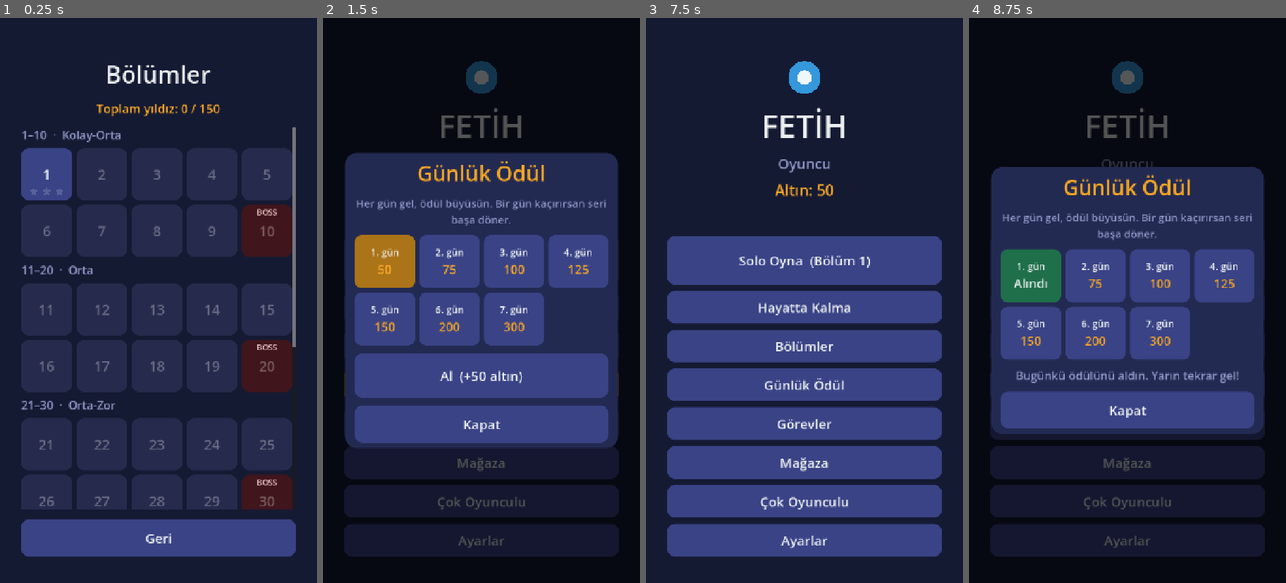
Above: before the commit, frames 1-4 (left to right).
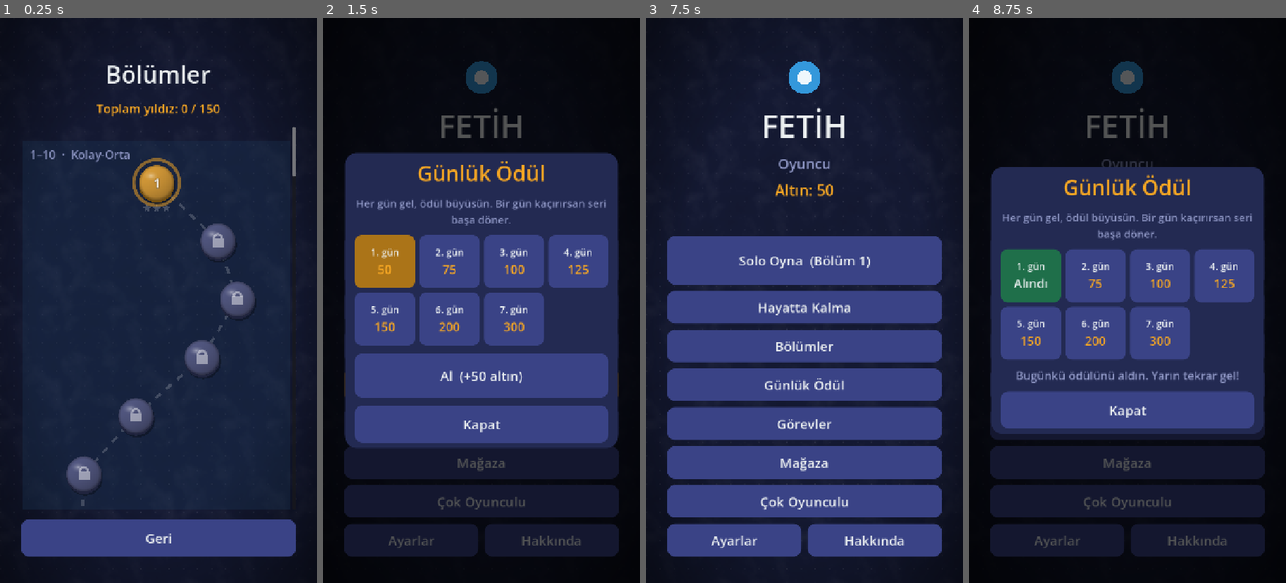
Above: after the commit, the same moments.

Repository: ozguryilmazz/fetih
Game: Godot game, scene res://scenes/level_select.tscn
The game is run twice, just before and just after one commit, with the same random seed, the same clock (stepped at 60 frames per second) and the same inputs. This scene is started directly instead of the project's main scene.
Inputs (mouse positions are in pixels of both pictures, inside the frame that each line leads up to):
- Up to frame 1 (0.25 s): no input
- Up to frame 2 (1.5 s): click "Geri" at 0.5 s; click "Bölümler" at 1.25 s
- Up to frame 3 (7.5 s): click "Mağaza" at 2 s; click "Çok Oyunculu" at 2.75 s; click "Ayarlar" at 3.5 s; click (874, 537) at 4.25 s, where only the run after the commit has a clickable "Hakkında"; click "Solo Oyna (Bölüm 1)" at 5 s; click "Solo Oyna (Bölüm 1)" at 5.75 s; click "Hayatta Kalma" at 6.5 s; click "Günlük Ödül (hazır!)" at 7.25 s
- Up to frame 4 (8.75 s): click "Günlük Ödül" at 8 s

The runs differ from the first frame. In frame 1, 12% of the frame differs, in the area x 0-100%, y 0-100%; in frame 2, 0.4%; in frame 3, 1.7%; in frame 4, 0.4%.

Commit message:
Hakkında ekranı, otomatik sürüm, dokulu zemin, üslere derinlik, harita tarzı bölüm seçimi
- Hakkında: tasarımcı, hedef kullanıcılar, sürüm (CI her derlemede 0.1.N yapar)
- Kodla üretilen dokulu zemin + kenar kararması (oyun ve menüler)
- Üslerde gölge, kalınlık, kubbe gölgelendirmesi, parlama
- Bölüm seçimi: kıvrılan yol, bant renkleri, kilit, boss tacı, açık bölüm nabzı
- Ana menü: Ayarlar ve Hakkında yan yana

Co-Authored-By: Claude Opus 5.5 <noreply@anthropic.com>
Claude-Session: https://claude.ai/code/session_01PDFkMRF2cSLwc3rh22PH9W

Diff:
--- /dev/null
+++ b/scenes/about.tscn
@@ -0,0 +1,12 @@
+[gd_scene load_steps=2 format=3]
+
+[ext_resource type="Script" path="res://scripts/ui/about.gd" id="1_script"]
+
+[node name="About" type="Control"]
+layout_mode = 3
+anchors_preset = 15
+anchor_right = 1.0
+anchor_bottom = 1.0
+grow_horizontal = 2
+grow_vertical = 2
+script = ExtResource("1_script")
--- a/scripts/game/game.gd
+++ b/scripts/game/game.gd
@@ -319,7 +319,9 @@
 
 func _draw() -> void:
 	var vis := get_viewport_rect().size
-	draw_rect(Rect2(-position - Vector2(20, 20), vis + Vector2(40, 40)), UIKit.BG)
+	var full := Rect2(-position - Vector2(20, 20), vis + Vector2(40, 40))
+	draw_texture_rect(Art.ground(), full, true)
+	draw_texture_rect(Art.vignette(), full, false)
 
 	if _dragging:
 		for s in _sources:
@@ -388,14 +390,21 @@
 	if _jolt.has(id):
 		c += Vector2(_rng.randf_range(-2.5, 2.5), _rng.randf_range(-2.5, 2.5))
 
-	draw_circle(c + Vector2(0, 5), r, Color(0, 0, 0, 0.3))
+	# Yere düşen gölge
+	draw_circle(c + Vector2(4, 12), r * 1.02, Color(0, 0, 0, 0.32))
 	if state.is_full(b):
 		_draw_full_glow(c, r, col, id)
 	var kind: String = b["type"]
 	if kind == "fortress" or kind == "keep" or kind == "citadel":
 		_draw_fortress(c, r, col)
-	draw_circle(c, r, col)
-	draw_arc(c, r - 3.0, 0.0, TAU, 48, col.lightened(0.25), 4.0, true)
+	# Derinlik: alt kalınlık + kubbe gölgelendirmesi + parlama + ince kenar
+	draw_circle(c + Vector2(0, 6), r, col.darkened(0.45))
+	var body := Rect2(c - Vector2(r, r), Vector2(r, r) * 2.0)
+	draw_texture_rect(Art.ball(), body, false, col.lightened(0.12))
+	draw_texture_rect(Art.gloss(), body, false)
+	var rim := col.lightened(0.35)
+	rim.a = 0.55
+	draw_arc(c, r - 2.0, 0.0, TAU, 56, rim, 3.0, true)
 	if kind == "barracks":
 		_draw_barracks(c, r, col, b.get("level", 1))
 	elif kind == "mine":
--- /dev/null
+++ b/scripts/ui/about.gd
@@ -0,0 +1,45 @@
+extends Control
+## Hakkında ekranı. Sürüm numarası her GitHub derlemesinde otomatik güncellenir.
+
+
+func _ready() -> void:
+	var box := UIKit.screen(self, "Hakkında")
+
+	var logo := IconPreview.new()
+	logo.custom_minimum_size = Vector2(0, 130)
+	logo.color = GameConfig.color(SaveData.color_index)
+	logo.icon = SaveData.icon_index
+	logo.mouse_filter = Control.MOUSE_FILTER_IGNORE
+	box.add_child(logo)
+
+	var name_l := UIKit.label("FETİH", 64)
+	name_l.horizontal_alignment = HORIZONTAL_ALIGNMENT_CENTER
+	box.add_child(name_l)
+
+	var panel := PanelContainer.new()
+	box.add_child(panel)
+	var v := VBoxContainer.new()
+	v.add_theme_constant_override("separation", 14)
+	panel.add_child(v)
+
+	_section(v, "Tasarımcı", ["Özgür Yılmaz Kılınç"])
+	_section(v, "Hedef Kullanıcılar", ["Toprak Özgür Kılınç", "Ateş Ares Bayırlı"])
+	_section(v, "Sürüm", [version_text()])
+
+	box.add_child(UIKit.spacer())
+	box.add_child(UIKit.button("Geri", func(): Session.go("main_menu"), 84))
+
+
+static func version_text() -> String:
+	return str(ProjectSettings.get_setting("application/config/version", "0.1.0"))
+
+
+func _section(parent: VBoxContainer, title: String, lines: Array) -> void:
+	parent.add_child(UIKit.label(title, 24, UIKit.MUTED))
+	for line in lines:
+		parent.add_child(UIKit.label(line, 32, UIKit.TEXT))
+
+
+func _notification(what: int) -> void:
+	if what == NOTIFICATION_WM_GO_BACK_REQUEST:
+		Session.go("main_menu")
--- /dev/null
+++ b/scripts/ui/art.gd
@@ -0,0 +1,106 @@
+class_name Art
+extends RefCounted
+## Kodla üretilen dokular (resim dosyası yok, APK büyümez). Bir kez üretilip saklanır.
+
+static var _ground: Texture2D
+static var _vignette: Texture2D
+static var _ball: Texture2D
+static var _gloss: Texture2D
+
+
+## Hafif dokulu zemin: dikişsiz gürültü + seyrek nokta ızgarası. Döşenerek (tile) çizilir.
+static func ground() -> Texture2D:
+	if _ground:
+		return _ground
+	var size := 256
+	var noise := FastNoiseLite.new()
+	noise.noise_type = FastNoiseLite.TYPE_SIMPLEX_SMOOTH
+	noise.frequency = 0.012
+	noise.fractal_octaves = 4
+	noise.seed = 7
+	var src: Image = noise.get_seamless_image(size, size)
+	var img := Image.create(size, size, false, Image.FORMAT_RGB8)
+	var base := UIKit.BG
+	for y in size:
+		for x in size:
+			var v: float = src.get_pixel(x, y).r  # 0..1
+			var c := base.lightened((v - 0.5) * 0.08) if v >= 0.5 else base.darkened((0.5 - v) * 0.12)
+			img.set_pixel(x, y, c)
+	# Seyrek, çok hafif nokta ızgarası (her 32 px).
+	var dot := base.lightened(0.10)
+	for gy in range(0, size, 32):
+		for gx in range(0, size, 32):
+			for oy in range(-1, 2):
+				for ox in range(-1, 2):
+					if absi(ox) + absi(oy) <= 1:
+						img.set_pixel((gx + ox + size) % size, (gy + oy + size) % size, dot)
+	_ground = ImageTexture.create_from_image(img)
+	return _ground
+
+
+## Kenarları hafifçe karartan yarı saydam katman (ekrana gerilerek çizilir).
+static func vignette() -> Texture2D:
+	if _vignette:
+		return _vignette
+	var g := Gradient.new()
+	g.set_offset(0, 0.0)
+	g.set_color(0, Color(0, 0, 0, 0))
+	g.set_offset(1, 1.0)
+	g.set_color(1, Color(0, 0, 0, 0.55))
+	g.add_point(0.55, Color(0, 0, 0, 0))
+	var t := GradientTexture2D.new()
+	t.gradient = g
+	t.fill = GradientTexture2D.FILL_RADIAL
+	t.fill_from = Vector2(0.5, 0.5)
+	t.fill_to = Vector2(1.2, 0.5)
+	t.width = 256
+	t.height = 256
+	_vignette = t
+	return _vignette
+
+
+## Üs gövdesi: hafif kubbe gölgelendirmesi (gri tonlu, çizerken renklendirilir).
+static func ball() -> Texture2D:
+	if _ball:
+		return _ball
+	var s := 128
+	var img := Image.create(s, s, false, Image.FORMAT_RGBA8)
+	var light := Vector3(-0.45, -0.55, 0.7).normalized()
+	var r := s / 2.0
+	for y in s:
+		for x in s:
+			var p := Vector2(x + 0.5 - r, y + 0.5 - r) / r
+			var d := p.length()
+			if d > 1.0:
+				img.set_pixel(x, y, Color(0, 0, 0, 0))
+				continue
+			# Basık kubbe: kenarlara doğru eğilen yüzey.
+			var z := sqrt(maxf(0.0, 1.0 - d * d * 0.85))
+			var n := Vector3(p.x * 0.6, p.y * 0.6, z).normalized()
+			var shade := 0.72 + 0.28 * maxf(0.0, n.dot(light))
+			shade *= 1.0 - 0.22 * smoothstep(0.82, 1.0, d)
+			var alpha := clampf((1.0 - d) * r * 0.9, 0.0, 1.0)
+			img.set_pixel(x, y, Color(shade, shade, shade, alpha))
+	_ball = ImageTexture.create_from_image(img)
+	return _ball
+
+
+## Sol üstte yumuşak parlama (beyaz, yarı saydam).
+static func gloss() -> Texture2D:
+	if _gloss:
+		return _gloss
+	var s := 128
+	var img := Image.create(s, s, false, Image.FORMAT_RGBA8)
+	var r := s / 2.0
+	var center := Vector2(-0.32, -0.38)
+	for y in s:
+		for x in s:
+			var p := Vector2(x + 0.5 - r, y + 0.5 - r) / r
+			if p.length() > 0.96:
+				img.set_pixel(x, y, Color(1, 1, 1, 0))
+				continue
+			var q := (p - center) / Vector2(0.48, 0.32)
+			var a := clampf(1.0 - q.length(), 0.0, 1.0)
+			img.set_pixel(x, y, Color(1, 1, 1, a * a * 0.45))
+	_gloss = ImageTexture.create_from_image(img)
+	return _gloss
--- a/scripts/ui/level_select.gd
+++ b/scripts/ui/level_select.gd
@@ -1,9 +1,6 @@
 extends Control
-## 50 bölüm, 10'arlı zorluk bantları halinde. Her 10. bölüm boss.
-
-const COLUMNS := 5
-const BOSS_COLOR := Color("#8e2f3c")
-
+## Bölüm seçimi: yukarıdan aşağı kıvrılan bir yol üzerinde 50 bölüm noktası.
+## Her 10 bölüm bir zorluk bandı (ayrı zemin tonu ve başlık), her 10. bölüm boss.
 
 func _ready() -> void:
 	var box := UIKit.screen(self, "Bölümler")
@@ -16,72 +13,165 @@
 	scroll.horizontal_scroll_mode = ScrollContainer.SCROLL_MODE_DISABLED
 	box.add_child(scroll)
 
-	var list := VBoxContainer.new()
-	list.size_flags_horizontal = Control.SIZE_EXPAND_FILL
-	list.add_theme_constant_override("separation", 12)
-	scroll.add_child(list)
-
-	var focus: Control = null
-	for band in GameConfig.BAND_NAMES.size():
-		var first := band * 10 + 1
-		list.add_child(UIKit.label("%d–%d  ·  %s" % [first, first + 9, GameConfig.BAND_NAMES[band]], 26, UIKit.MUTED))
-		var grid := GridContainer.new()
-		grid.columns = COLUMNS
-		grid.size_flags_horizontal = Control.SIZE_EXPAND_FILL
-		grid.add_theme_constant_override("h_separation", 10)
-		grid.add_theme_constant_override("v_separation", 10)
-		list.add_child(grid)
-		for n in range(first, first + 10):
-			var cell := _level_cell(n)
-			grid.add_child(cell)
-			if n == SaveData.unlocked_level:
-				focus = cell
+	var map := LevelMap.new()
+	map.size_flags_horizontal = Control.SIZE_EXPAND_FILL
+	map.level_chosen.connect(func(n: int):
+		Session.mode = "solo"
+		Session.level = n
+		Session.go("game"))
+	scroll.add_child(map)
 
 	box.add_child(UIKit.button("Geri", func(): Session.go("main_menu"), 84))
-	if focus:
-		_scroll_to(scroll, focus)
+	_scroll_to_current(scroll, map)
 
 
-func _scroll_to(scroll: ScrollContainer, target: Control) -> void:
+func _scroll_to_current(scroll: ScrollContainer, map: LevelMap) -> void:
 	# Yerleşim bitsin diye iki kare bekle.
 	await get_tree().process_frame
 	await get_tree().process_frame
-	scroll.scroll_vertical = int(maxf(0.0, target.get_global_rect().position.y - scroll.get_global_rect().position.y - 200.0) + scroll.scroll_vertical)
-
-
-func _level_cell(n: int) -> Control:
-	var level := n
-	var boss := GameConfig.is_boss(n)
-	var b := UIKit.button(str(n), func():
-		Session.mode = "solo"
-		Session.level = level
-		Session.go("game"), 118)
-	b.size_flags_horizontal = Control.SIZE_EXPAND_FILL
-	b.disabled = n > SaveData.unlocked_level
-	b.add_theme_font_size_override("font_size", 32)
-	if boss:
-		b.add_theme_stylebox_override("normal", UIKit.box(BOSS_COLOR))
-		b.add_theme_stylebox_override("hover", UIKit.box(BOSS_COLOR.lightened(0.15)))
-		b.add_theme_stylebox_override("pressed", UIKit.box(BOSS_COLOR.darkened(0.2)))
-		b.add_theme_stylebox_override("disabled", UIKit.box(BOSS_COLOR.darkened(0.55)))
-		var tag := UIKit.label("BOSS", 18, Color(1, 0.85, 0.85, 0.9))
-		tag.horizontal_alignment = HORIZONTAL_ALIGNMENT_CENTER
-		tag.set_anchors_preset(Control.PRESET_TOP_WIDE)
-		tag.offset_top = 4
-		tag.mouse_filter = Control.MOUSE_FILTER_IGNORE
-		b.add_child(tag)
-	if n <= SaveData.unlocked_level:
-		var sr := StarRow.new()
-		sr.count = SaveData.best_stars(n)
-		sr.set_anchors_preset(Control.PRESET_BOTTOM_WIDE)
-		sr.offset_top = -30
-		sr.offset_bottom = -8
-		sr.offset_left = 14
-		sr.offset_right = -14
-		b.add_child(sr)
-	return b
+	var y := map.node_pos(SaveData.unlocked_level).y
+	scroll.scroll_vertical = int(maxf(0.0, y - scroll.size.y * 0.5))
 
 
 func _notification(what: int) -> void:
 	if what == NOTIFICATION_WM_GO_BACK_REQUEST:
 		Session.go("main_menu")
+
+
+## Haritayı çizen ve dokunmaları bölüme çeviren kontrol.
+class LevelMap extends Control:
+	signal level_chosen(n: int)
+
+	const STEP := 132.0
+	const BAND_GAP := 110.0
+	const TOP := 60.0
+	const R := 40.0
+	const R_BOSS := 52.0
+	const BAND_TINTS := [Color("#1d3b5c"), Color("#2a4a2f"), Color("#5a4a22"), Color("#5a2e2e"), Color("#3e2a5a")]
+	const DONE_COL := Color("#3a7bd5")
+	const LOCK_COL := Color("#3b4170")
+	const BOSS_COL := Color("#c0392b")
+
+	var _press := Vector2.ZERO
+	var _font: Font
+
+	func _ready() -> void:
+		_font = ThemeDB.fallback_font
+		mouse_filter = Control.MOUSE_FILTER_PASS
+		custom_minimum_size.y = node_pos(GameConfig.MAX_LEVEL).y + 120.0
+		resized.connect(queue_redraw)
+
+	## Bölüm n'nin haritadaki merkezi.
+	func node_pos(n: int) -> Vector2:
+		var i := n - 1
+		@warning_ignore("integer_division")
+		var band := i / 10
+		var y := TOP + i * STEP + band * BAND_GAP + BAND_GAP * 0.6
+		var w := maxf(size.x, 300.0)
+		var x := w * 0.5 + sin(i * 0.85) * w * 0.30
+		return Vector2(x, y)
+
+	func _band_rect(band: int) -> Rect2:
+		var top := node_pos(band * 10 + 1).y - BAND_GAP * 0.85
+		var bottom := node_pos(band * 10 + 10).y + STEP * 0.5
+		return Rect2(0, top, size.x, bottom - top)
+
+	func _process(_delta: float) -> void:
+		queue_redraw()  # açık bölümün nabız efekti için
+
+	func _draw() -> void:
+		var unlocked := SaveData.unlocked_level
+		# Bant zeminleri ve başlıklar
+		for band in GameConfig.BAND_NAMES.size():
+			var rect := _band_rect(band)
+			var tint: Color = BAND_TINTS[band]
+			tint.a = 0.28
+			draw_rect(rect.grow_individual(-4, 0, -4, 0), tint)
+			var first := band * 10 + 1
+			var title := "%d–%d  ·  %s" % [first, first + 9, GameConfig.BAND_NAMES[band]]
+			draw_string(_font, Vector2(20, rect.position.y + 40), title, HORIZONTAL_ALIGNMENT_LEFT, -1, 26, UIKit.MUTED)
+
+		# Yol
+		for n in range(1, GameConfig.MAX_LEVEL):
+			var a := node_pos(n)
+			var b := node_pos(n + 1)
+			var pts := PackedVector2Array()
+			for k in 13:
+				var t := k / 12.0
+				var p := a.lerp(b, t)
+				p.x += sin(t * PI) * (b.x - a.x) * 0.0
+				pts.append(p)
+			if n + 1 <= unlocked:
+				draw_polyline(pts, Color(1, 1, 1, 0.08), 22.0, true)
+				draw_polyline(pts, UIKit.ACCENT.darkened(0.25), 8.0, true)
+			else:
+				draw_dashed_line(a, b, Color(1, 1, 1, 0.18), 6.0, 16.0, true)
+
+		# Noktalar
+		var pulse := 0.5 + 0.5 * sin(Time.get_ticks_msec() / 260.0)
+		for n in range(1, GameConfig.MAX_LEVEL + 1):
+			_draw_node(n, unlocked, pulse)
+
+	func _draw_node(n: int, unlocked: int, pulse: float) -> void:
+		var c := node_pos(n)
+		var boss := GameConfig.is_boss(n)
+		var r := R_BOSS if boss else R
+		var locked := n > unlocked
+		var stars := SaveData.best_stars(n)
+		var col := LOCK_COL
+		if not locked:
+			col = BOSS_COL if boss else (DONE_COL if stars > 0 else UIKit.ACCENT.darkened(0.15))
+
+		if n == unlocked:
+			var glow := UIKit.ACCENT
+			glow.a = 0.35 + 0.35 * pulse
+			draw_arc(c, r + 10.0 + pulse * 4.0, 0.0, TAU, 56, glow, 6.0, true)
+		draw_circle(c + Vector2(3, 9), r, Color(0, 0, 0, 0.3))
+		draw_circle(c + Vector2(0, 5), r, col.darkened(0.45))
+		var body := Rect2(c - Vector2(r, r), Vector2(r, r) * 2.0)
+		draw_texture_rect(Art.ball(), body, false, col.lightened(0.12))
+		draw_texture_rect(Art.gloss(), body, false)
+
+		if boss:
+			var top := c + Vector2(0, -r - 10.0)
+			var crown := PackedVector2Array([
+				top + Vector2(-18, 10), top + Vector2(-18, -6), top + Vector2(-9, 2), top + Vector2(0, -10),
+				top + Vector2(9, 2), top + Vector2(18, -6), top + Vector2(18, 10)])
+			draw_colored_polygon(crown, UIKit.ACCENT if not locked else Color(1, 1, 1, 0.25))
+
+		if locked:
+			_draw_lock(c, Color(1, 1, 1, 0.45))
+		else:
+			_text_centered(str(n), c, 32 if boss else 30, Color.WHITE)
+			# Yıldızlar
+			for i in 3:
+				var sp := c + Vector2((i - 1) * 22.0, r + 18.0)
+				var sc := UIKit.ACCENT if i < stars else Color(1, 1, 1, 0.2)
+				draw_colored_polygon(IconDraw.star_points(sp, 10.0), sc)
+
+	func _draw_lock(c: Vector2, col: Color) -> void:
+		draw_arc(c + Vector2(0, -6), 9.0, PI, TAU, 16, col, 4.0, true)
+		draw_rect(Rect2(c + Vector2(-13, -6), Vector2(26, 20)), col)
+
+	func _text_centered(text: String, c: Vector2, fs: int, col: Color) -> void:
+		var w := _font.get_string_size(text, HORIZONTAL_ALIGNMENT_LEFT, -1, fs).x
+		var y := c.y + (_font.get_ascent(fs) - _font.get_descent(fs)) / 2.0
+		draw_string_outline(_font, Vector2(c.x - w / 2.0, y), text, HORIZONTAL_ALIGNMENT_LEFT, -1, fs, 6, Color(0, 0, 0, 0.4))
+		draw_string(_font, Vector2(c.x - w / 2.0, y), text, HORIZONTAL_ALIGNMENT_LEFT, -1, fs, col)
+
+	## Dokunma: parmak az kayarak kalkarsa (kaydırma değil) dokunulan bölümü aç.
+	func _gui_input(event: InputEvent) -> void:
+		if event is InputEventMouseButton and event.button_index == MOUSE_BUTTON_LEFT:
+			if event.pressed:
+				_press = event.position
+			elif event.position.distance_to(_press) < 20.0:
+				var n := _level_at(event.position)
+				if n > 0 and n <= SaveData.unlocked_level:
+					level_chosen.emit(n)
+
+	func _level_at(p: Vector2) -> int:
+		for n in range(1, GameConfig.MAX_LEVEL + 1):
+			var r := (R_BOSS if GameConfig.is_boss(n) else R) + 14.0
+			if p.distance_to(node_pos(n)) <= r:
+				return n
+		return 0
--- a/scripts/ui/main_menu.gd
+++ b/scripts/ui/main_menu.gd
@@ -50,7 +50,14 @@
 	box.add_child(_quest_btn)
 	box.add_child(UIKit.button("Mağaza", func(): Session.go("shop")))
 	box.add_child(UIKit.button("Çok Oyunculu", func(): Session.go("multiplayer")))
-	box.add_child(UIKit.button("Ayarlar", func(): Session.go("settings")))
+	var row := HBoxContainer.new()
+	row.add_theme_constant_override("separation", 14)
+	box.add_child(row)
+	for pair in [["Ayarlar", "settings"], ["Hakkında", "about"]]:
+		var scene: String = pair[1]
+		var b := UIKit.button(pair[0], func(): Session.go(scene), 74)
+		b.size_flags_horizontal = Control.SIZE_EXPAND_FILL
+		row.add_child(b)
 	# 7 düğme sığsın diye ikincil düğmeler biraz daha alçak.
 	box.add_theme_constant_override("separation", 14)
 	for c in box.get_children():
--- a/scripts/ui/ui_kit.gd
+++ b/scripts/ui/ui_kit.gd
@@ -46,10 +46,19 @@
 ## Ekranın arka planını, kenar boşluklarını ve başlığı kurar; içerik kutusunu döndürür.
 static func screen(root: Control, title: String) -> VBoxContainer:
 	root.theme = make_theme()
-	var bg := ColorRect.new()
-	bg.color = BG
+	var bg := TextureRect.new()
+	bg.texture = Art.ground()
+	bg.stretch_mode = TextureRect.STRETCH_TILE
 	bg.set_anchors_preset(Control.PRESET_FULL_RECT)
+	bg.mouse_filter = Control.MOUSE_FILTER_IGNORE
 	root.add_child(bg)
+	var vig := TextureRect.new()
+	vig.texture = Art.vignette()
+	vig.expand_mode = TextureRect.EXPAND_IGNORE_SIZE
+	vig.stretch_mode = TextureRect.STRETCH_SCALE
+	vig.set_anchors_preset(Control.PRESET_FULL_RECT)
+	vig.mouse_filter = Control.MOUSE_FILTER_IGNORE
+	root.add_child(vig)
 
 	var margin := MarginContainer.new()
 	margin.set_anchors_preset(Control.PRESET_FULL_RECT)
--- a/tests/scene_smoke_test.gd
+++ b/tests/scene_smoke_test.gd
@@ -2,7 +2,7 @@
 ## Ekranları sırayla açar, oyun ekranında gerçek bir sürükle-bırak hareketi yapar.
 ## godot --headless --path . -s tests/scene_smoke_test.gd
 
-const SCENES := ["main_menu", "level_select", "shop", "settings", "multiplayer", "quests"]
+const SCENES := ["main_menu", "level_select", "shop", "settings", "multiplayer", "quests", "about"]
 
 
 func _initialize() -> void:
@@ -76,6 +76,7 @@
 	game.queue_free()
 	await process_frame
 	failed = (await _survival_check()) or failed
+	failed = (await _level_map_check()) or failed
 	print("SONUC: ", "HATA" if failed else "TAMAM")
 	quit(1 if failed else 0)
 
@@ -125,3 +126,41 @@
 	var e := InputEventScreenTouch.new()
 	e.position = p
 	return e
+
+
+## Bölüm haritası: açık bölüme dokununca bölüm seçilir, kilitliye dokununca seçilmez.
+func _level_map_check() -> bool:
+	var sd: Node = root.get_node("SaveData")
+	var ses: Node = root.get_node("Session")
+	var keep_level: int = sd.unlocked_level
+	sd.unlocked_level = 3
+	var scr: Node = load("res://scenes/level_select.tscn").instantiate()
+	root.add_child(scr)
+	for i in 6:
+		await process_frame
+	var map: Control = scr.find_children("*", "Control", true, false).filter(func(c): return c.has_method("node_pos"))[0]
+	var chosen: Array = []
+	for c in map.level_chosen.get_connections():
+		map.level_chosen.disconnect(c["callable"])
+	map.level_chosen.connect(func(n): chosen.append(n))
+	for lv in [2, 9]:
+		var p: Vector2 = map.get_global_transform_with_canvas() * map.node_pos(lv)
+		_mouse(p, true)
+		await process_frame
+		_mouse(p, false)
+		await process_frame
+	var ok: bool = chosen == [2]
+	print(("  ok   " if ok else "  HATA ") + "bölüm haritası: açık bölüm seçildi, kilitli seçilmedi (seçilen: %s)" % [chosen])
+	sd.unlocked_level = keep_level
+	scr.queue_free()
+	await process_frame
+	return not ok
+
+
+func _mouse(p: Vector2, pressed: bool) -> void:
+	var e := InputEventMouseButton.new()
+	e.button_index = MOUSE_BUTTON_LEFT
+	e.position = p
+	e.global_position = p
+	e.pressed = pressed
+	root.push_input(e, true)
Not shown, added: scripts/ui/about.gd.uid
Not shown, added: scripts/ui/art.gd.uid
Not shown, changed: .github/workflows/android.yml
Not shown, changed: README.md
